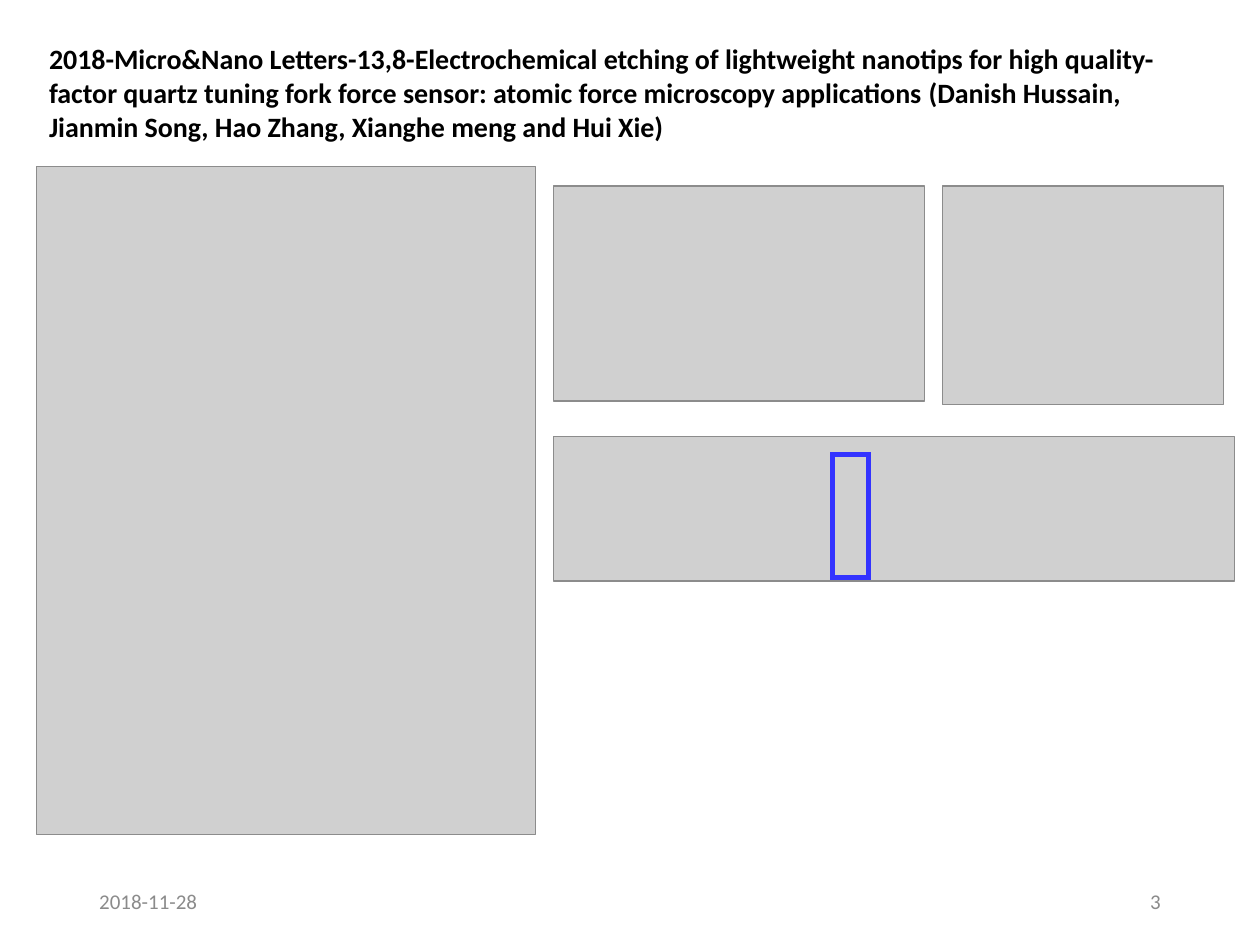
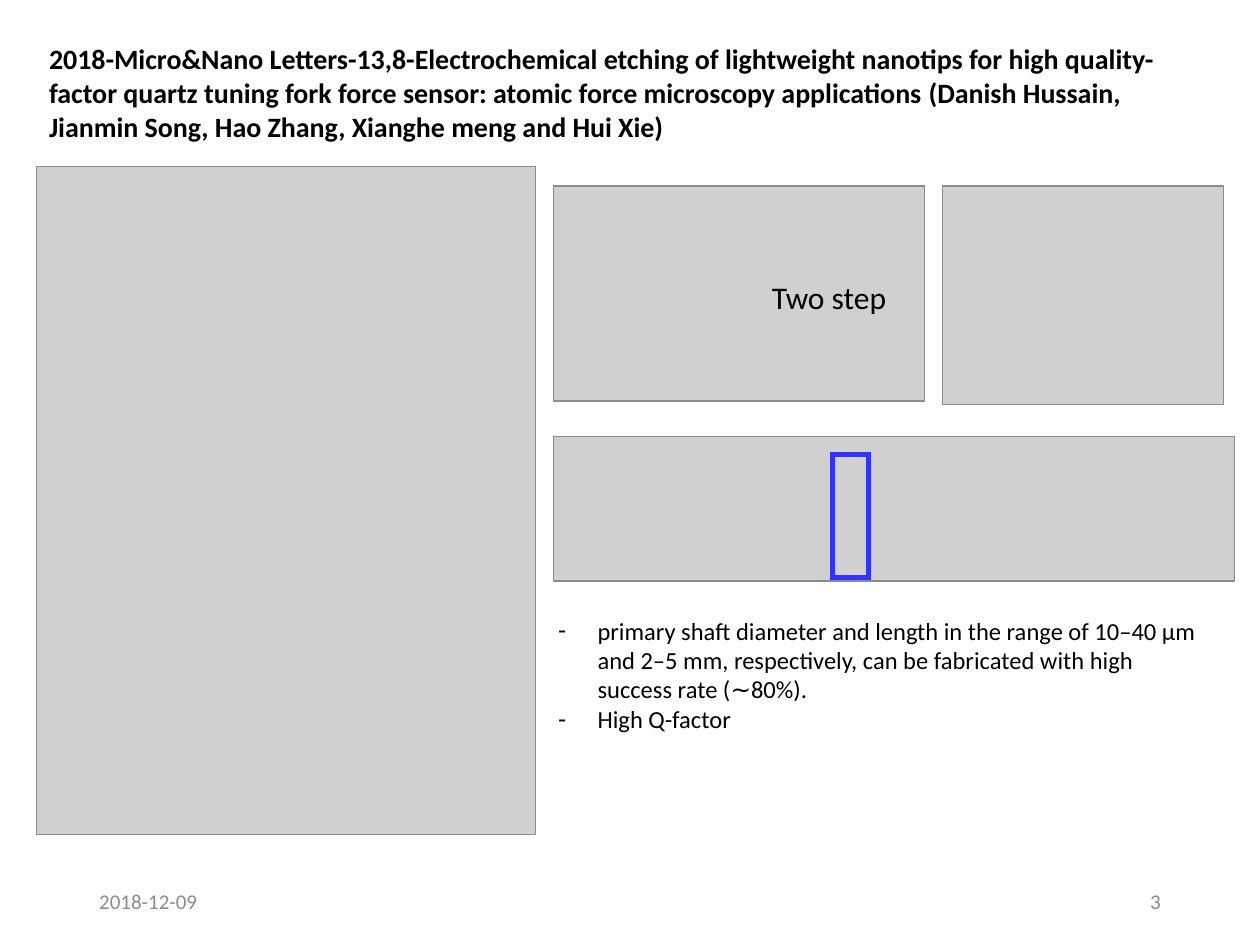
Before and after one commit to jglee96/NBTP_Lab, a slide deck: slide 3 of 랩미팅/201812/1812 W Tip 논문 정리 (Jong).pptx. Drawn at 1260x945 pixels with LibreOffice and Linux fonts; fonts in the diff are those of the drawing; grey boxes stand for pictures. Boxes give left, top, right and bottom in pixels: in the first picture for what was removed or moved away, otherwise in the second. Text is boxed around its words. In the diff, an @@ line names an element or a change of style, - is before the commit and + after.

```diff
--- a/랩미팅/201812/1812 W Tip 논문 정리 (Jong).pptx
+++ b/랩미팅/201812/1812 W Tip 논문 정리 (Jong).pptx
@@ text added at [772, 288, 886, 314], 18 pt, text #000000 @@
+Two step
@@ text added at [598, 623, 1195, 733], 14 pt, text #000000 @@
+– primary shaft diameter and length in the range of 10–40 μm and 2–5 mm, respectively, can be fabricated with high success rate (∼80%).
+– High Q-factor
@@ text at [99, 895, 197, 909]: text changed @@
-2018-11-28
+2018-12-09
```
Also in this commit, not shown: 4 other slides changed, 1 slide added, 6 slides removed.
